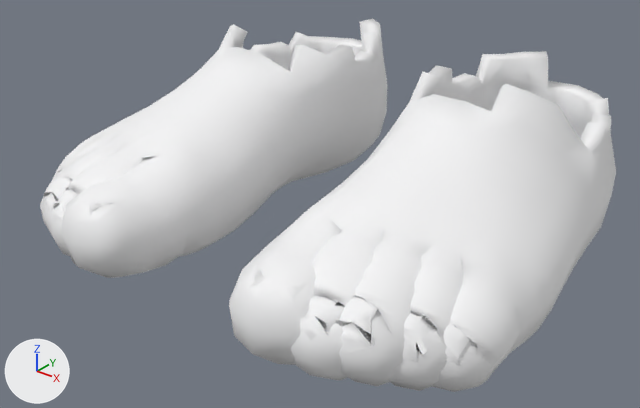
Renders of the glTF model AI-Avatar-Engine/assets/shared/shoes/sneakers/sneakers_meta.glb from each side of a commit.
Rendered twice from a 50 mm camera at (0.291, -0.433, 0.237) aimed at (0.001, -0.071, 0.013). Lighting does not change. The marker at lower left points along +X, +Y and +Z. The first picture is the older version. Where no turn or scale is listed for an object, it has been applied to the vertices. Vertices at exactly the same position are counted once.

Objects in the first picture: 'sneakers_meta'.
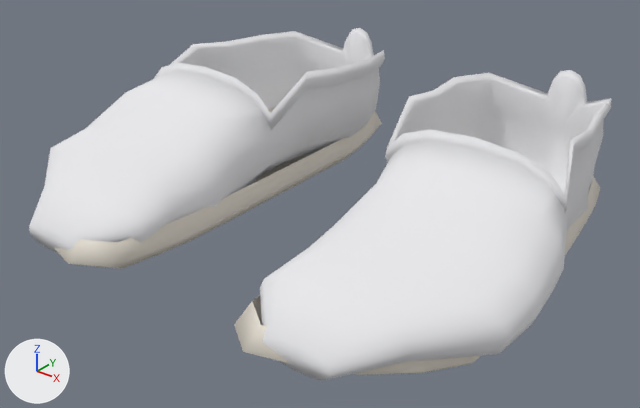
Pixel boxes (x1, y1, x2, y2) of what changed, in the pictures (640 x 408 px):
'sneakers_meta', reshaped
    before: (40, 18, 616, 392)
    after: (29, 28, 611, 380)
part 1 of me_cc_base_body_001, rebuilt (9% narrower, 9% shorter)
    before: (229, 51, 616, 392)
    after: (260, 70, 611, 380)
part 2 of me_cc_base_body_001, rebuilt (13% shorter)
    before: (40, 18, 388, 278)
    after: (29, 28, 385, 253)
part 3 of me_cc_base_body_001, added
    after: (53, 107, 382, 269)
part 4 of me_cc_base_body_001, added (mostly hidden)
    after: (234, 176, 600, 375)

The change, as a list of edits to the scene's bpy script:
```text
Add mat_sneakers_sole_mat:
    mat_sneakers_sole_mat = bpy.data.materials.new('sneakers_sole_mat')
    # nodes: BsdfPrincipled, Mix, OutputMaterial, VertexColor
    # colours: white #e5ded2, mixed with the vertex colours
Add mat_sneakers_mat:
    mat_sneakers_mat = bpy.data.materials.new('sneakers_mat')
    # nodes: BsdfPrincipled, Mix, OutputMaterial, VertexColor
    # colours: white #e9e9ec, mixed with the vertex colours
Change me_cc_base_body_001:
    used by ob_sneakers_meta; location = (0.0, 0.0, 0.0)
    remove me_cc_base_body_001.from_pydata(...)  # 3264 vertices, 6520 faces; spans x -0.154..0.154, y -0.197..0.085, z -0.018..0.096
    remove me_cc_base_body_001.materials.append(mat_sneakers_meta_mat)
    add me_cc_base_body_001.from_pydata(...)  # 604 vertices, 1104 faces; spans x -0.16..0.16, y -0.201..0.089, z -0.007..0.076
    me_cc_base_body_001 part 1: the loose piece of 1632 vertices spanning x 0.027..0.154, y -0.197..0.085, z -0.018..0.096 is rebuilt with 224 vertices and now spans x 0.03..0.16, y -0.195..0.078, z -0.006..0.076, in mat_sneakers_mat
    me_cc_base_body_001 part 2: the loose piece of 1632 vertices spanning x -0.154..-0.027, y -0.197..0.085, z -0.018..0.096 is rebuilt with 224 vertices and now spans x -0.16..-0.03, y -0.195..0.078, z -0.007..0.076, in mat_sneakers_mat
    me_cc_base_body_001 part 3: a new loose piece of 78 vertices spanning x -0.145..-0.038, y -0.2..0.089, z 0.001..0.017, in mat_sneakers_sole_mat
    me_cc_base_body_001 part 4: a new loose piece of 78 vertices spanning x 0.038..0.145, y -0.201..0.089, z 0.0..0.017, in mat_sneakers_sole_mat
    add me_cc_base_body_001.materials.append(mat_sneakers_mat)
    add me_cc_base_body_001.materials.append(mat_sneakers_sole_mat)
```
